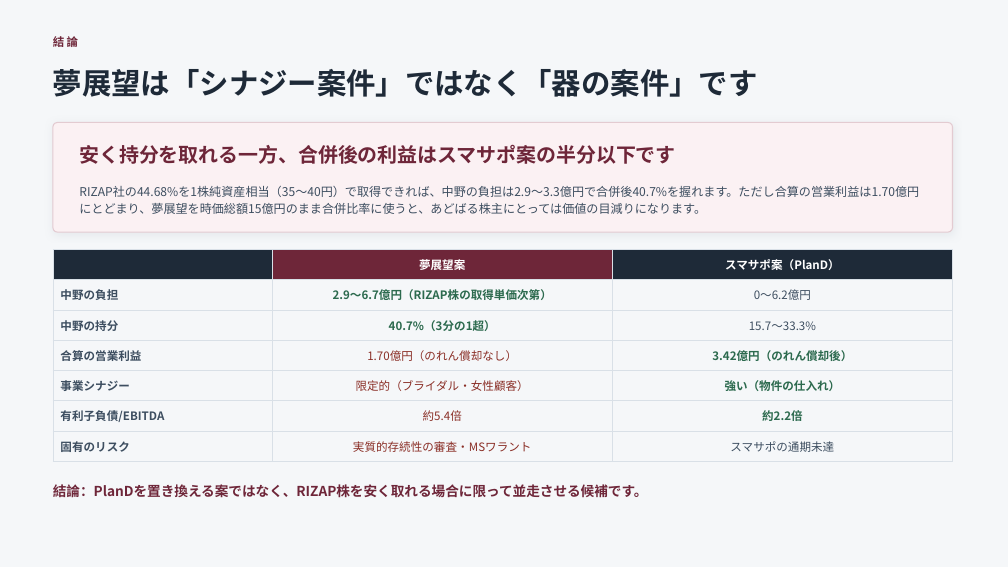
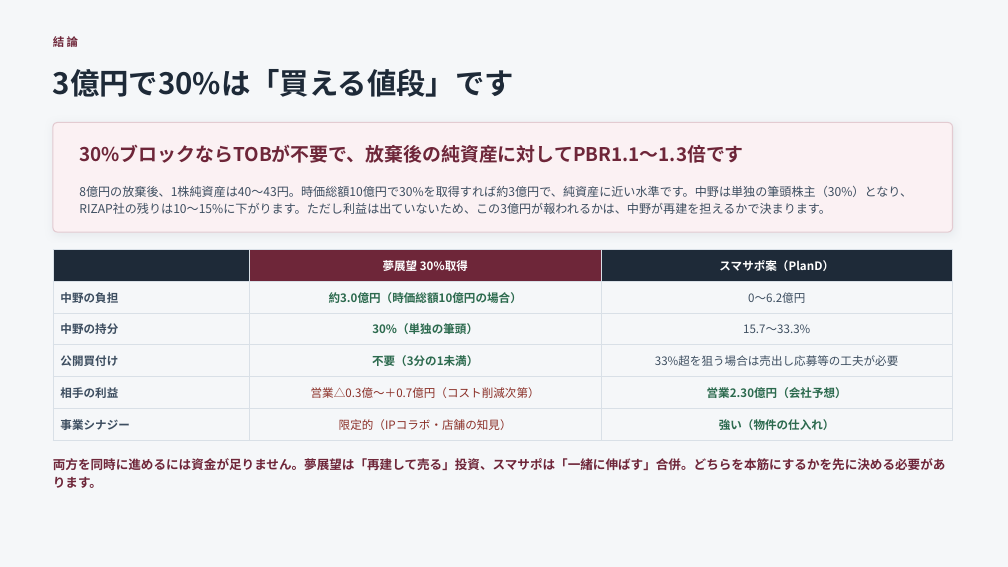
Before and after one commit to nakano-winebank/wine-auction, a slide deck: slide 3 of adval-mbo/あどばる_夢展望買収検討_20261029.pptx (slide 2 before the commit). Drawn at 1008x567 pixels with LibreOffice and Linux fonts; fonts in the diff are those of the drawing. Boxes give left, top, right and bottom in pixels: in the first picture for what was removed or moved away, otherwise in the second. Text is boxed around its words. In the diff, an @@ line names an element or a change of style, - is before the commit and + after.

```diff
--- a/adval-mbo/あどばる_夢展望買収検討_20261029.pptx
+++ b/adval-mbo/あどばる_夢展望買収検討_20261029.pptx
@@ text at <box>53,69,514,97</box>: text changed @@
-夢展望は「シナジー案件」ではなく「器の案件」です
+3億円で30%は「買える値段」です
@@ text at <box>79,144,744,163</box>: text changed; size 19 to 18 pt @@
-安く持分を取れる一方、合併後の利益はスマサポ案の半分以下です
+30%ブロックならTOBが不要で、放棄後の純資産に対してPBR1.1〜1.3倍です
@@ text at <box>79,186,912,214</box>: text changed @@
-RIZAP社の44.68%を1株純資産相当（35〜40円）で取得できれば、中野の負担は2.9〜3.3億円で合併後40.7%を握れます。ただし合算の営業利益は1.70億円にとどまり、夢展望を時価総額15億円のまま合併比率に使うと、あどばる株主にとっては価値の目減りになります。
+8億円の放棄後、1株純資産は40〜43円。時価総額10億円で30%を取得すれば約3億円で、純資産に近い水準です。中野は単独の筆頭株主（30%）となり、RIZAP社の残りは10〜15%に下がります。ただし利益は出ていないため、この3億円が報われるかは、中野が再建を担えるかで決まります。
@@ table at <box>53,250,953,434</box> @@
-row 1:  | 夢展望案 | スマサポ案（PlanD）
-row 2: 中野の負担 | 2.9〜6.7億円（RIZAP株の取得単価次第） | 0〜6.2億円
-row 3: 中野の持分 | 40.7%（3分の1超） | 15.7〜33.3%
-row 4: 合算の営業利益 | 1.70億円（のれん償却なし） | 3.42億円（のれん償却後）
-row 5: 事業シナジー | 限定的（ブライダル・女性顧客） | 強い（物件の仕入れ）
-row 6: 有利子負債/EBITDA | 約5.4倍 | 約2.2倍
-row 7: 固有のリスク | 実質的存続性の審査・MSワラント | スマサポの通期未達
+row 1:  | 夢展望 30%取得 | スマサポ案（PlanD）
+row 2: 中野の負担 | 約3.0億円（時価総額10億円の場合） | 0〜6.2億円
+row 3: 中野の持分 | 30%（単独の筆頭） | 15.7〜33.3%
+row 4: 公開買付け | 不要（3分の1未満） | 33%超を狙う場合は売出し応募等の工夫が必要
+row 5: 相手の利益 | 営業△0.3億〜＋0.7億円（コスト削減次第） | 営業2.30億円（会社予想）
+row 6: 事業シナジー | 限定的（IPコラボ・店舗の知見） | 強い（物件の仕入れ）
@@ text at <box>53,458,946,488</box>: text changed; size 13 to 12 pt @@
-結論：PlanDを置き換える案ではなく、RIZAP株を安く取れる場合に限って並走させる候補です。
+両方を同時に進めるには資金が足りません。夢展望は「再建して売る」投資、スマサポは「一緒に伸ばす」合併。どちらを本筋にするかを先に決める必要があります。
```
Also in this commit, not shown: 5 other slides changed, 3 slides added, 3 slides removed, 2 other files.
